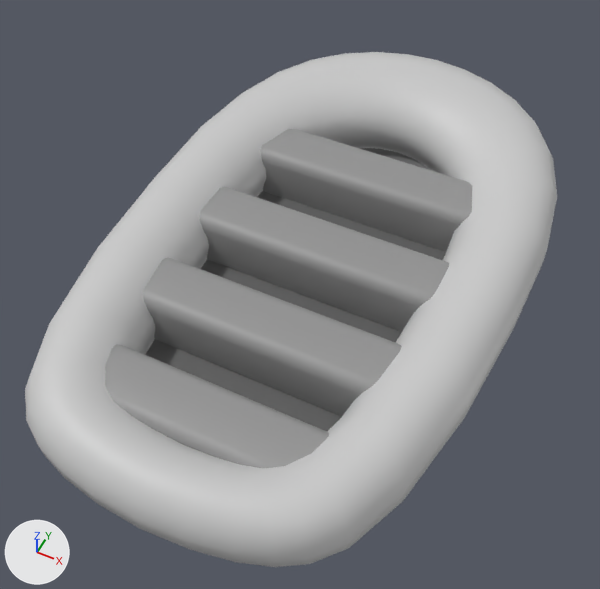
The FBX model Assets/_Main/Art/Models/Sm_bot_8.fbx: old version first, new version second.
Before and after are seen from a 50 mm camera at (1.94, -4.08, 5.14) aimed at (-0.09, -0.02, 0.06). Lighting does not change. The marker at lower left points along +X, +Y and +Z. Where no turn or scale is listed for an object, it has been applied to the vertices.

The scene before the commit, as lines of its bpy script (objects in view):
```python
me_lp_006 = bpy.data.meshes.new('lp.006')
me_lp_006.from_pydata(...)  # 944 vertices, 886 faces; spans x -1.61..1.61, y -2.43..2.79, z 0.0..0.8
# faces by material slot: [694, 36, 156]
me_lp_006.materials.append(mat_sm_bot_01)  # light grey #cacaca
me_lp_006.materials.append(mat_sm_bot_02)  # grey #949494
me_lp_006.materials.append(mat_sm_bot_03)  # dark grey #646464
ob_sm_boat_8 = bpy.data.objects.new('Sm_boat_8', me_lp_006)
ob_sm_boat_8.location = (0.0, 0.0, 0.0)
```
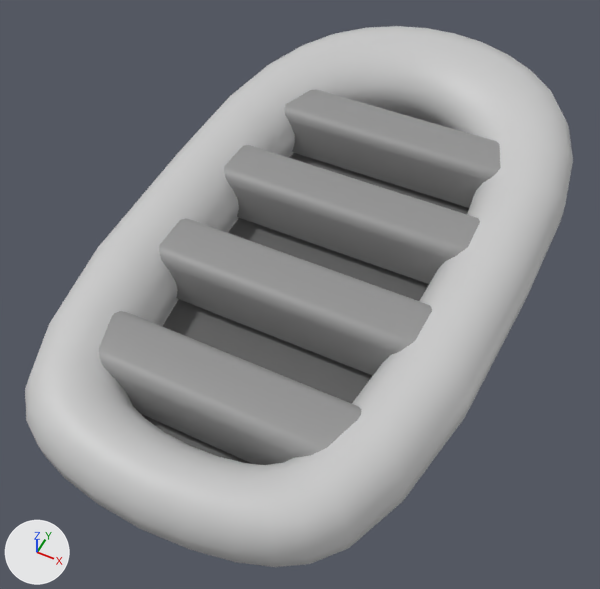
Where the newer file only moved an object's origin or applied its transform, the numbers keep the older frame.

Location of each change, (x1, y1, x2, y2) in pixels of the pictures (600 x 589 px; the box of a moved part takes in the faces that stretch with it):
'Sm_boat_8', reshaped
    before: (25, 52, 557, 567)
    after: (25, 26, 573, 567)
part 1 of me_lp_006, moved or reshaped
    before: (105, 344, 329, 468)
    after: (99, 311, 362, 465)
part 2 of me_lp_006, moved or reshaped
    before: (143, 257, 402, 416)
    after: (159, 218, 432, 375)
part 3 of me_lp_006, moved or reshaped
    before: (199, 186, 449, 332)
    after: (224, 145, 480, 284)
part 4 of me_lp_006, moved or reshaped
    before: (260, 129, 472, 252)
    after: (284, 90, 501, 208)
part 5 of me_lp_006, moved or reshaped
    before: (98, 127, 548, 416)
    after: (98, 96, 565, 416)
part 6 of me_lp_006, moved or reshaped
    before: (201, 52, 557, 260)
    after: (231, 26, 573, 215)

What the commit changed:
me_lp_006 is used by ob_sm_boat_8; location (0.0, 0.0, 0.0).
me_lp_006 had 944 vertices, 886 faces and spanned x -1.61..1.61, y -2.43..2.79, z 0.0..0.8.
me_lp_006 now has 944 vertices, 886 faces and spans x -1.61..1.61, y -2.43..3.32, z 0.0..0.8.
me_lp_006 part 1: the loose piece of 20 vertices spanning x -1.11..1.11, y -1.88..-1.37, z 0.15..0.59 is moved by (-0.01, 0.23, 0.06).
me_lp_006 part 2: the loose piece of 20 vertices spanning x -1.11..1.11, y -1.0..-0.5, z 0.15..0.59 is moved by (-0.01, 0.39, 0.06).
me_lp_006 part 3: the loose piece of 20 vertices spanning x -1.11..1.11, y -0.09..0.41, z 0.15..0.59 is moved by (-0.01, 0.51, 0.06).
me_lp_006 part 4: the loose piece of 20 vertices spanning x -1.11..1.11, y 0.87..1.38, z 0.15..0.59 is moved by (-0.01, 0.56, 0.06).
me_lp_006 part 5: all 66 vertices in x -1.6..1.6, y 0.07..0.31, z 0.0..0.71 are moved by (0.0, 0.35, 0.0).
me_lp_006 part 6: 397 of the vertices in x -1.61..1.61, y 0.53..2.79, z 0.01..0.8 are moved by (0.0, 0.52, 0.0).
